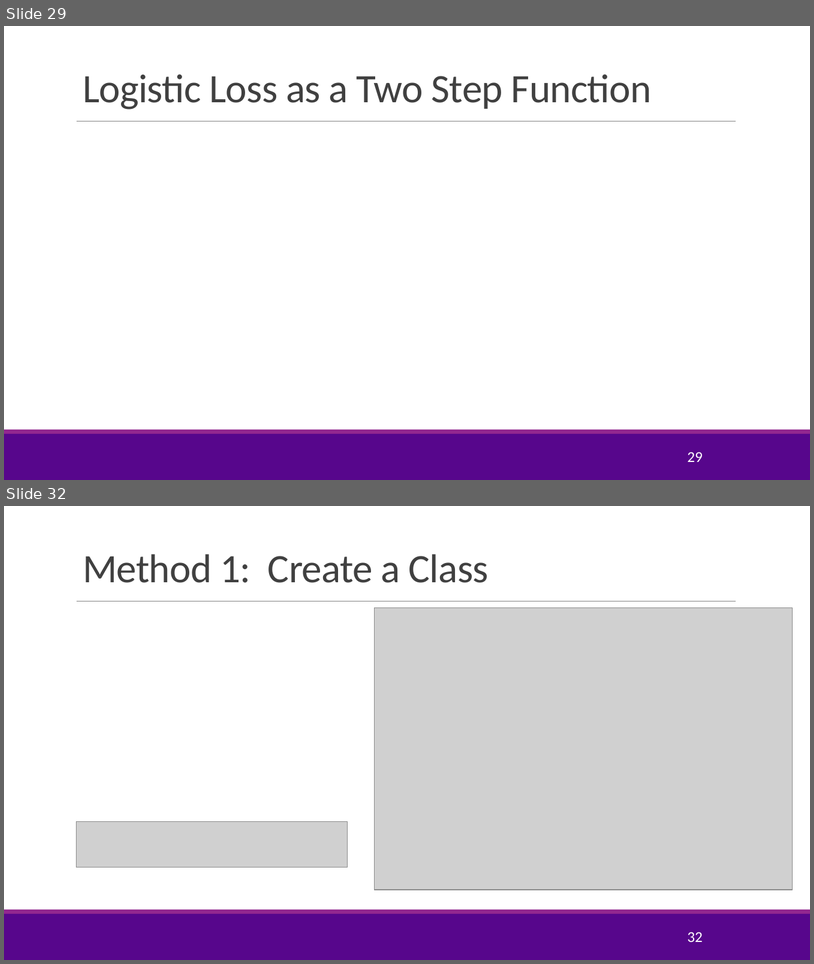
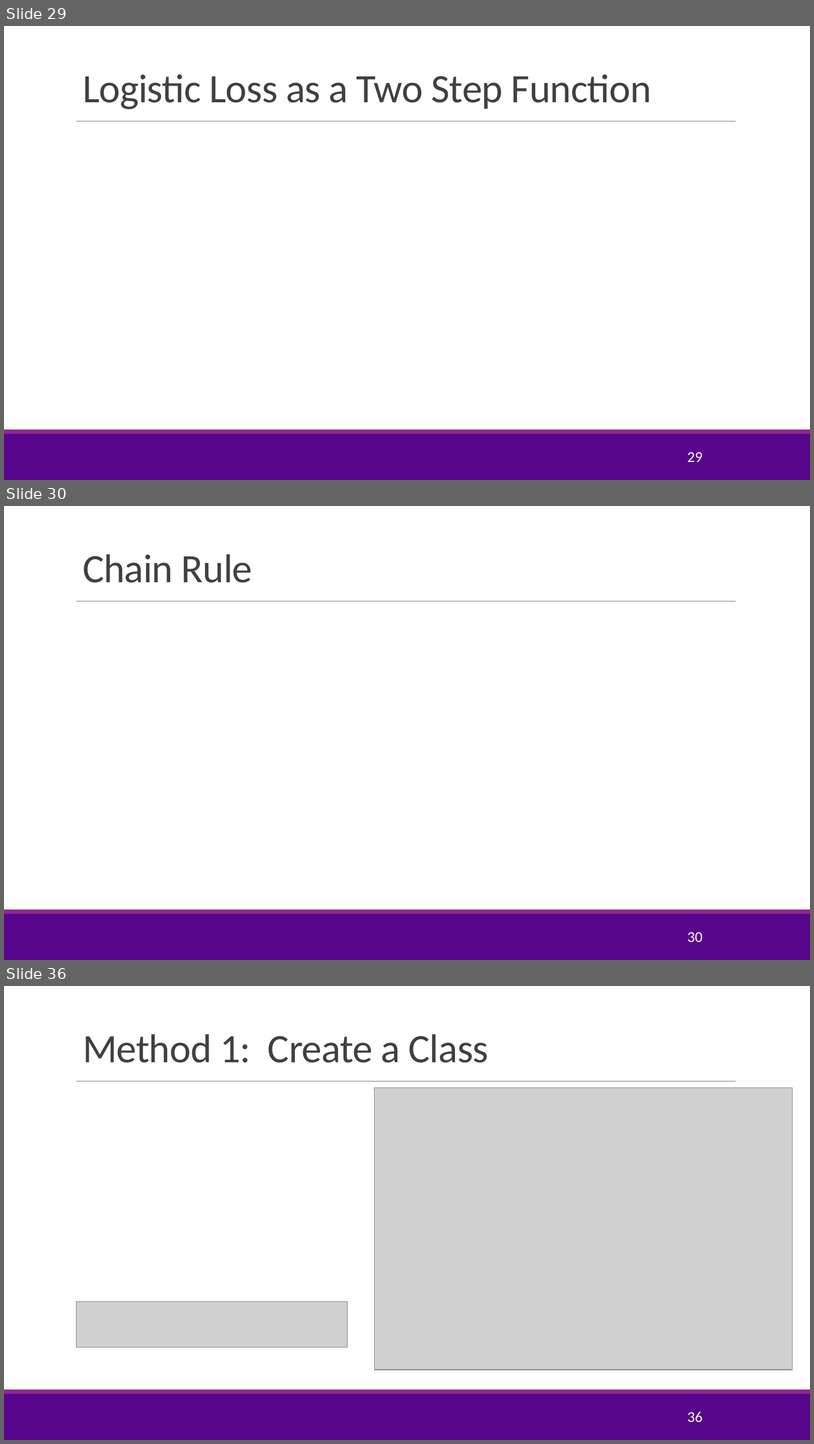
Before and after one commit to joshzzl/introml, a slide deck: lectures/Lect07_Optim.pptx. Shown one above the other, each under a label of ours: slides 29 and 32 before the commit, slides 29, 30 and 36 after it; the slides between them are not shown. The pictures are 814x964 and 814x1444 pixels, drawn with LibreOffice and Linux fonts; fonts in the diff are those of the drawing; grey boxes stand for pictures; background and template pictures are left out. Boxes give left, top, right and bottom in pixels: in the first picture for what was removed or moved away, otherwise in the second. Text is boxed around its words. In the diff, an @@ line names an element or a change of style, - is before the commit and + after.

```diff
--- a/lectures/Lect07_Optim.pptx
+++ b/lectures/Lect07_Optim.pptx
@@ slide 30 added at [4, 506, 810, 960], background #FFFFFF; not listed: 3 template elements that a slide beside it also shows @@
@@ title added at [83, 554, 252, 583], 48 pt, text #404040 @@
+Chain Rule
@@ page number added at [687, 931, 703, 942], 18 pt, text #FFFFFF @@
+30
@@ what was slide 32 is now slide 36 @@
@@ page number at [687, 1411, 703, 1422]: text changed @@
-32
+36
```
Also in this commit, not shown: 6 slides changed, 4 other slides added, 1 slide removed, 8 other files.
